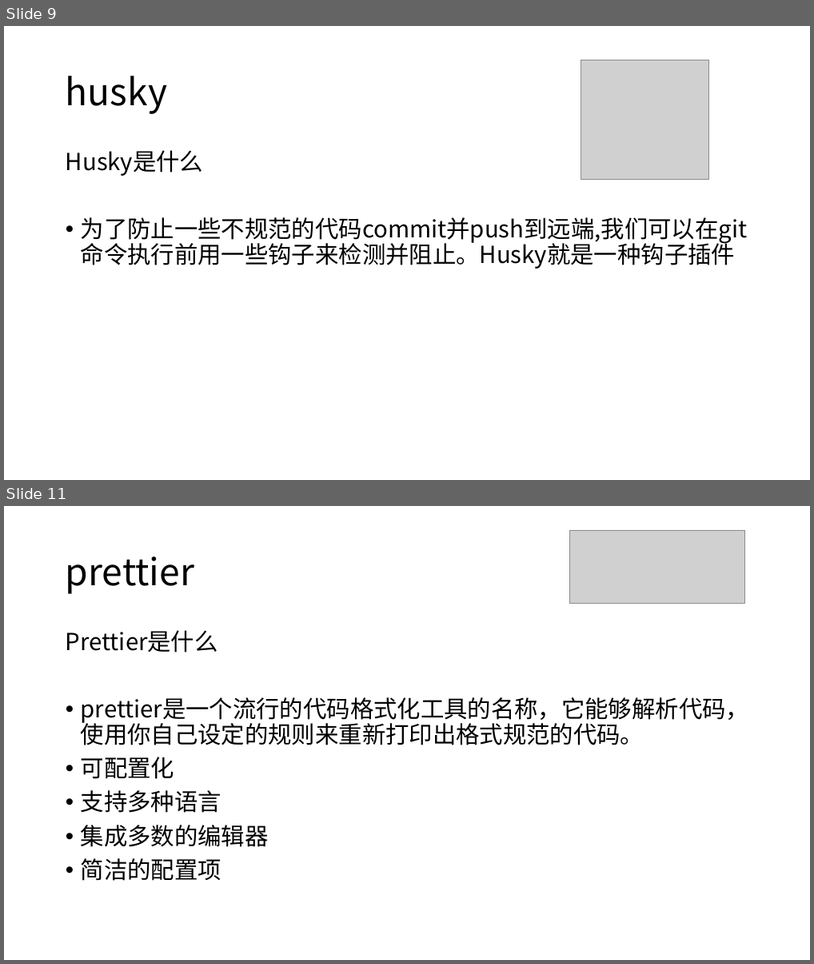
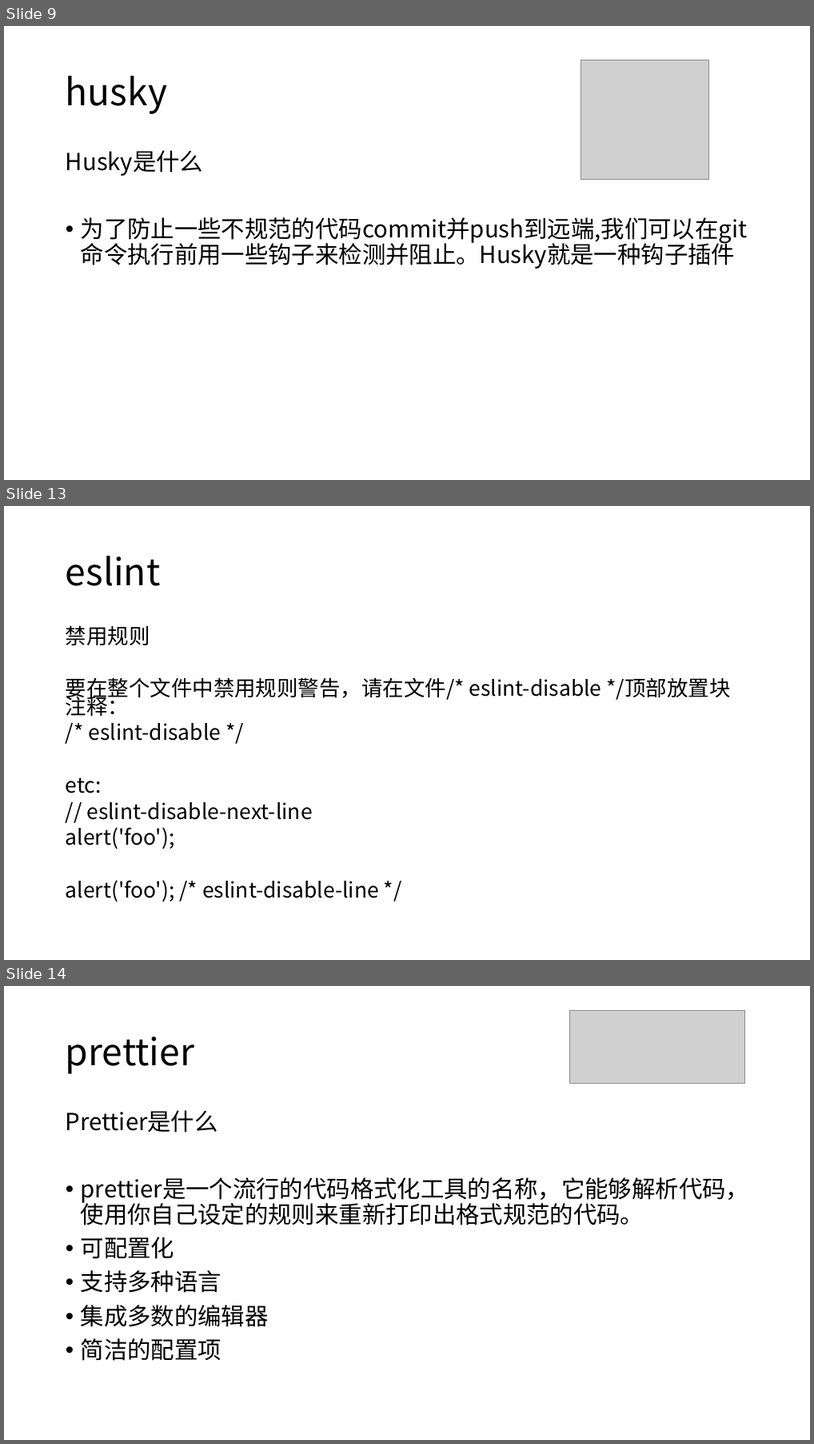
Before and after one commit to Quixote719/Knowledge, a slide deck: 前端工程化的几个常用工具.pptx. Shown one above the other, each under a label of ours: slides 9 and 11 before the commit, slides 9, 13 and 14 after it; the slides between them are not shown. The pictures are 814x964 and 814x1444 pixels, drawn with LibreOffice and Linux fonts; fonts in the diff are those of the drawing; grey boxes stand for pictures. Boxes give left, top, right and bottom in pixels: in the first picture for what was removed or moved away, otherwise in the second. Text is boxed around its words. In the diff, an @@ line names an element or a change of style, - is before the commit and + after.

```diff
--- a/前端工程化的几个常用工具.pptx
+++ b/前端工程化的几个常用工具.pptx
@@ slide 13 added at [4, 506, 810, 960], background #FFFFFF @@
@@ title added at [66, 556, 161, 586], 44 pt, text #000000 @@
+eslint
@@ text added at [66, 625, 730, 901], 25.2 pt, text #000000 @@
+禁用规则
+要在整个文件中禁用规则警告，请在文件/* eslint-disable */顶部放置块注释：
+/* eslint-disable */
+etc:
+// eslint-disable-next-line
+alert('foo');
+alert('foo'); /* eslint-disable-line */
@@ what was slide 11 is now slide 14 @@
```
Also in this commit, not shown: 9 slides changed, 3 other slides added.
